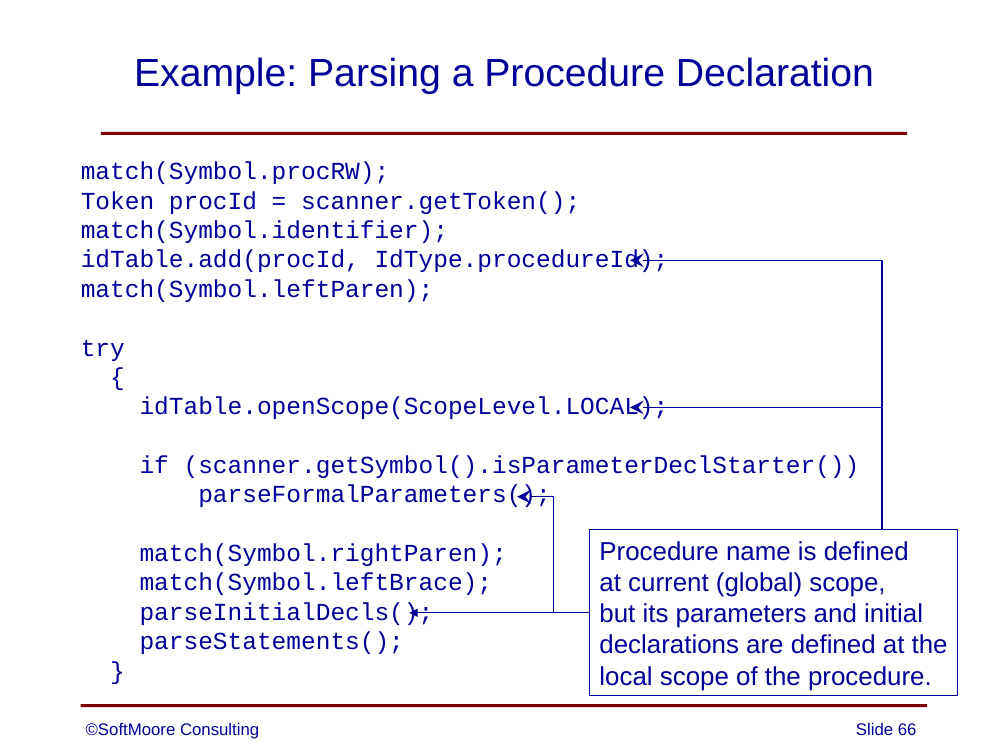
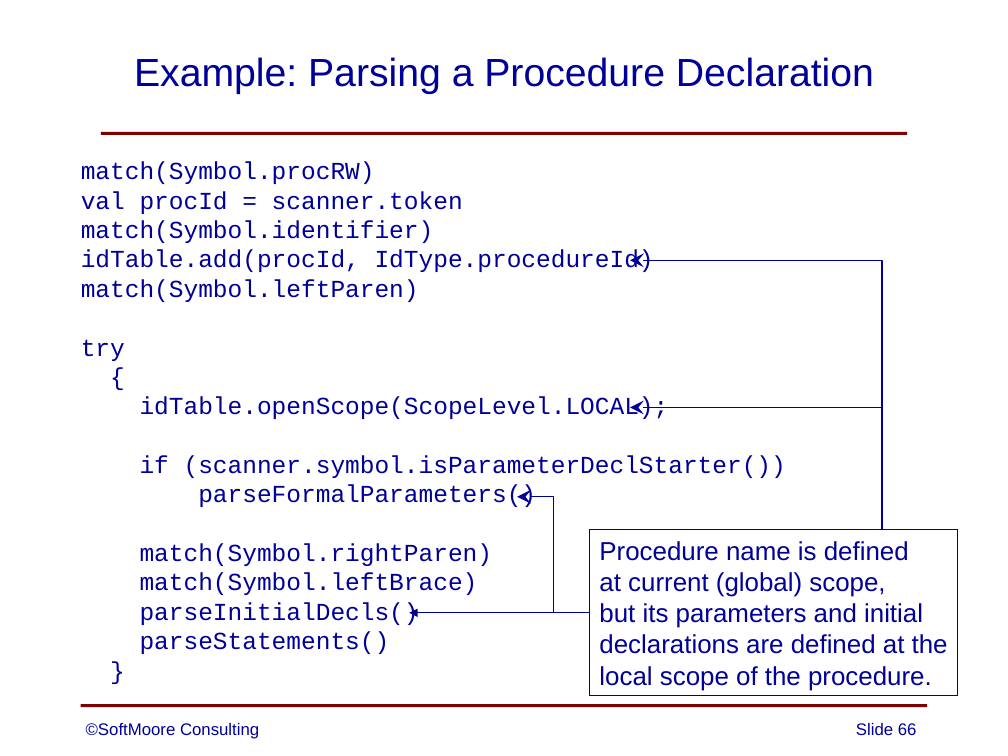
Before and after one commit to SoftMoore/CPRL-Kt-2nd, a slide deck: slide 66 of PowerPoints/06 - Syntax Analysis.pptx. Drawn at 1008x756 pixels with LibreOffice and Linux fonts; fonts in the diff are those of the drawing. Boxes give left, top, right and bottom in pixels: in the first picture for what was removed or moved away, otherwise in the second. Text is boxed around its words. In the diff, an @@ line names an element or a change of style, - is before the commit and + after.

Commit message:
minor corrections to one slide and one method

```diff
--- a/PowerPoints/06 - Syntax Analysis.pptx
+++ b/PowerPoints/06 - Syntax Analysis.pptx
@@ text at (81,161,654,302): text changed @@
-match(Symbol.procRW);
-Token procId = scanner.getToken();
-match(Symbol.identifier);
-idTable.add(procId, IdType.procedureId);
-match(Symbol.leftParen);
+match(Symbol.procRW)
+val procId = scanner.token
+match(Symbol.identifier)
+idTable.add(procId, IdType.procedureId)
+match(Symbol.leftParen)
@@ text at (140,455,786,654): text changed @@
-if (scanner.getSymbol().isParameterDeclStarter())
-parseFormalParameters();
-match(Symbol.rightParen);
-match(Symbol.leftBrace);
-parseInitialDecls();
-parseStatements();
+if (scanner.symbol.isParameterDeclStarter())
+parseFormalParameters()
+match(Symbol.rightParen)
+match(Symbol.leftBrace)
+parseInitialDecls()
+parseStatements()
```
Also in this commit, not shown: 1 other file.
